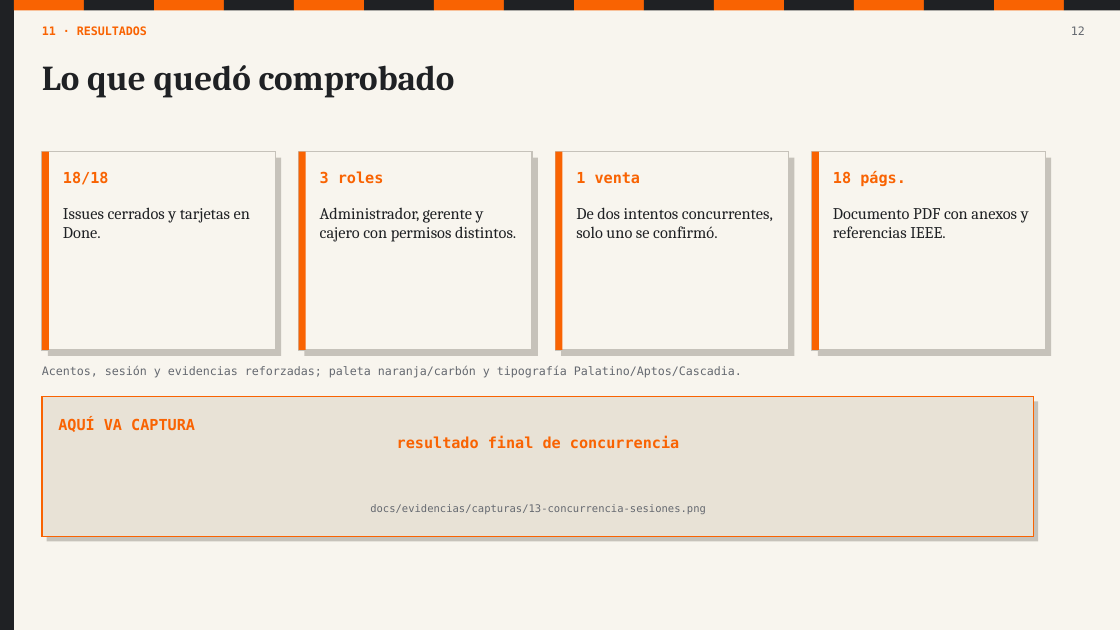
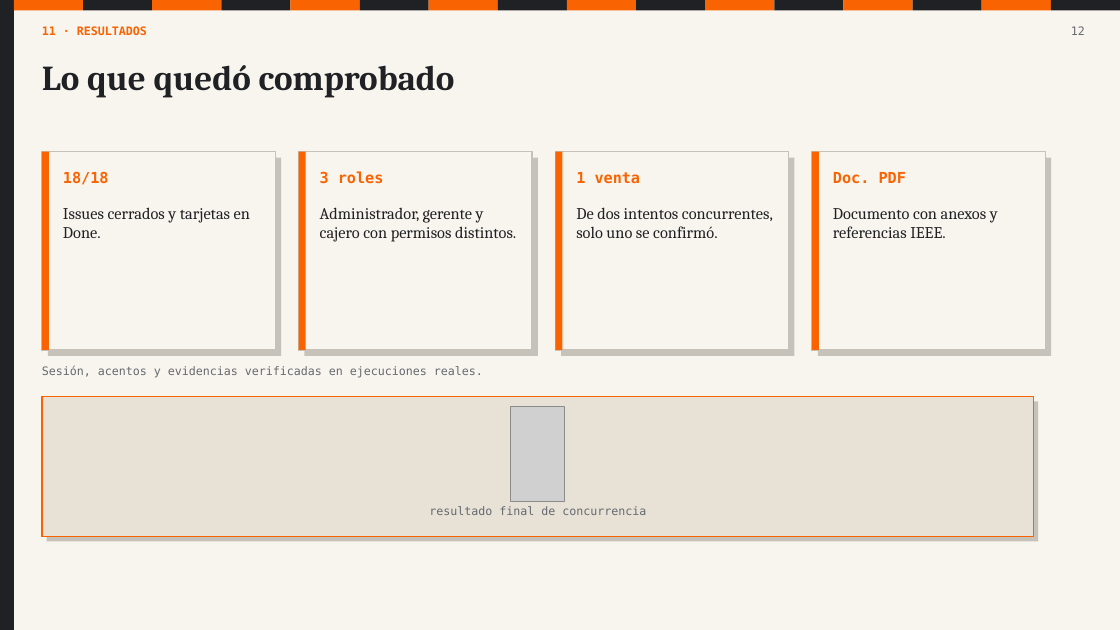
Before and after one commit to angelgael10/ferreteria-pos, a slide deck: slide 12 of docs/presentacion/Defensa_ferreteria_POS.pptx. Drawn at 1120x630 pixels with LibreOffice and Linux fonts; fonts in the diff are those of the drawing; grey boxes stand for pictures. Boxes give left, top, right and bottom in pixels: in the first picture for what was removed or moved away, otherwise in the second. Text is boxed around its words. In the diff, an @@ line names an element or a change of style, - is before the commit and + after.

Commit message:
docs: cerrar bitacora y entregable final

```diff
--- a/docs/presentacion/Defensa_ferreteria_POS.pptx
+++ b/docs/presentacion/Defensa_ferreteria_POS.pptx
@@ 5 rectangles: place and size @@
-5 rectangles at <box>294,0,644,10</box>
+5 rectangles at <box>291,0,636,10</box>
@@ 6 rectangles: place and size @@
-6 rectangles at <box>644,0,1064,10</box>
+6 rectangles at <box>636,0,1051,10</box>
@@ rectangle: place and size @@
-rectangle at <box>1065,0,1120,10</box>
+rectangle at <box>1051,0,1120,10</box>
@@ text at <box>833,172,906,184</box>: text changed @@
-18 págs.
+Doc. PDF
@@ text at <box>833,208,998,238</box>: text changed @@
-Documento PDF con anexos y referencias IEEE.
+Documento con anexos y referencias IEEE.
@@ text at <box>42,366,483,378</box>: text changed @@
-Acentos, sesión y evidencias reforzadas; paleta naranja/carbón y tipografía Palatino/Aptos/Cascadia.
+Sesión, acentos y evidencias verificadas en ejecuciones reales.
@@ picture added at <box>511,406,565,502</box> @@
@@ text removed at <box>370,504,706,514</box> @@
-docs/evidencias/capturas/13-concurrencia-sesiones.png
@@ text at <box>429,506,646,515</box>: text changed; size 13 to 10 pt; text colour #F96302 to #656970; bold off @@
-AQUÍ VA CAPTURA
-resultado final de concurrencia
+resultado final de concurrencia
```
Also in this commit, not shown: 13 other slides changed, 3 other files.
